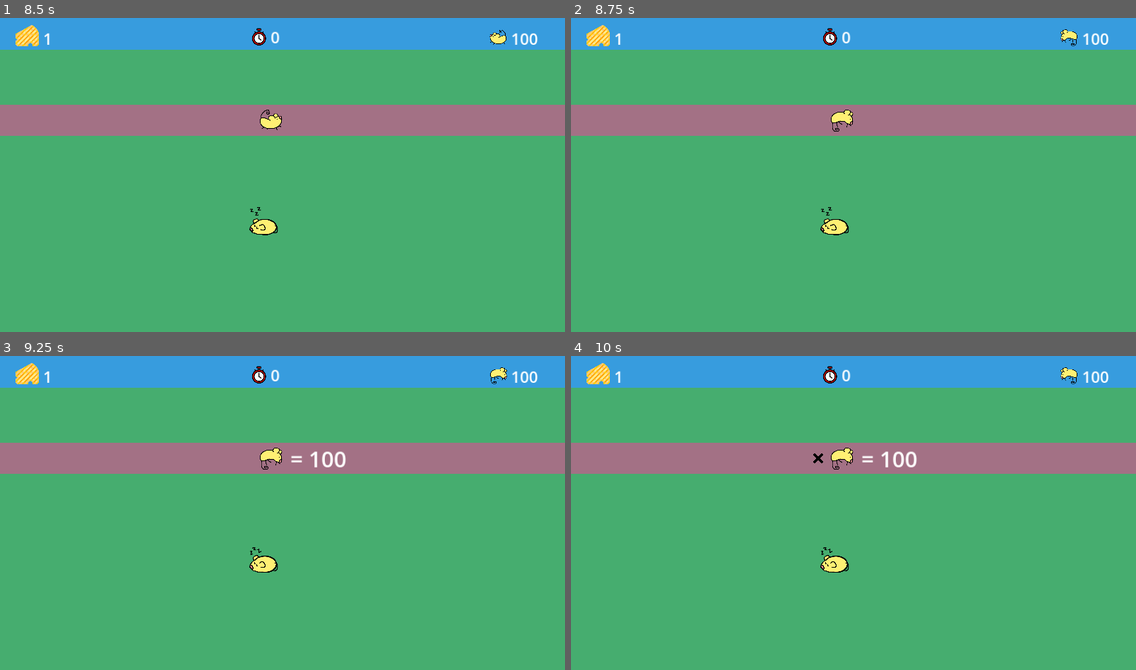
Above: before the commit, frames 1-4 (two rows, left to right).
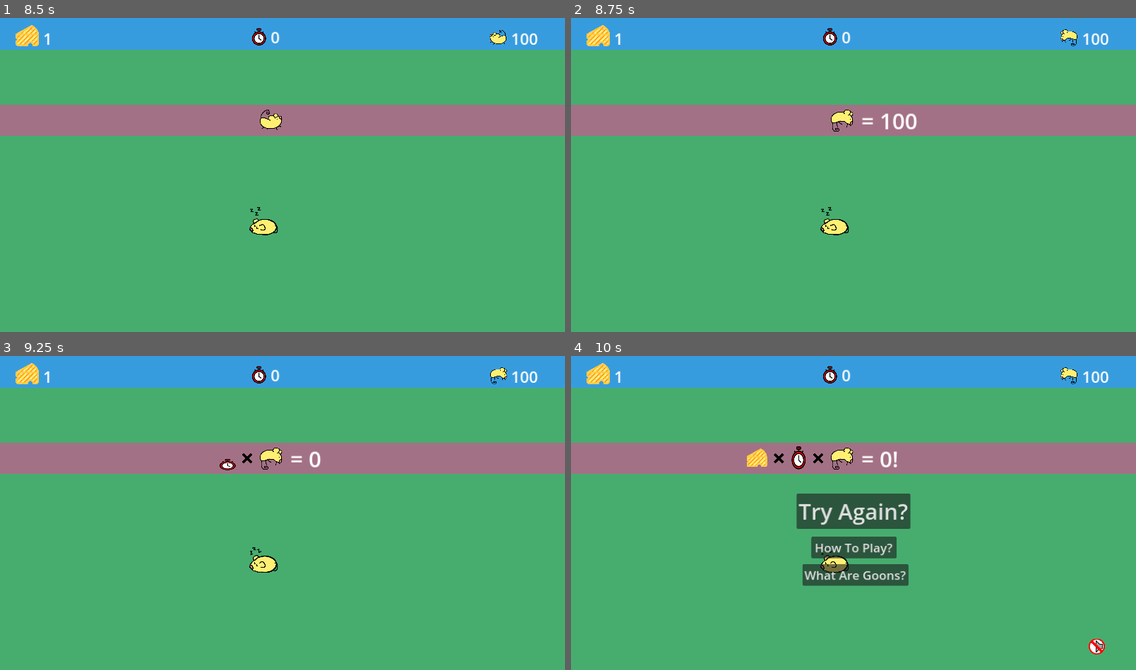
Above: after the commit, the same moments.

Repository: CoconutTank/mouse_time
Game: Godot game, scene res://scenes/main.tscn
Two runs of this game, one before a commit and one after it. Both use one fixed random seed, a clock stepped at 60 frames per second and the inputs below.
Inputs (mouse positions are in pixels of both pictures, inside the frame that each line leads up to):
- Up to frame 1 (8.5 s): click "Start" at 0.5 s; move the mouse to (406, 156) at 1.27 s; tap Enter at 2 s; move the mouse to (169, 187) at 2.02 s; move the mouse to (339, 102) at 2.77 s; move the mouse to (254, 237) at 3.52 s; move the mouse to (452, 222) at 4.27 s; move the mouse to (113, 124) at 5.02 s; move the mouse to (310, 171) at 5.77 s; move the mouse to (197, 93) at 6.52 s; tap Space at 7.25 s; move the mouse to (406, 156) at 7.27 s; move the mouse to (169, 187) at 8.02 s
- Up to frame 2 (8.75 s): no input
- Up to frame 3 (9.25 s): move the mouse to (339, 440) at 8.77 s
- Up to frame 4 (10 s): tap Enter at 9.5 s; move the mouse to (825, 575) at 9.52 s

Frame 1 is identical in both runs. In frame 2, 0.2% of the frame differs, in the area x 51-62%, y 30-36%; in frame 3, 0.3%; in frame 4, 5.2%, in the area x 31-95%, y 28-96%.

Commit message:
More small updates again
- Hid the mouse during gameplay
- Refactored some of the little cheese spawning code
- Sped up some animations during scoring

Diff:
--- a/scenes/game_guide/guide_pages/game_controls_page.tscn
+++ b/scenes/game_guide/guide_pages/game_controls_page.tscn
@@ -122,6 +122,6 @@
 offset_right = 896.0
 offset_bottom = 632.0
 theme_override_font_sizes/normal_font_size = 30
-text = "Just move your (computer) mouse around to move the big cheese, and the mouse will chase after the cheese and eat any little cheese they find along the way!
+text = "Move the big cheese around using your (computer) mouse, and the mouse will chase after that big cheese and eat any little cheese they find along the way!
 
 The mouse's speed is relative to their current vibes, which passively increases over time and each time they eat any cheese."
--- a/scripts/hud_script.gd
+++ b/scripts/hud_script.gd
@@ -23,7 +23,7 @@
 var nuclear_knockout_detected = false
 
 
-const score_elements_display_delay = 0.5
+const score_elements_display_delay = 0.2
 const score_roller_display_delay = 0.025
 const score_roller_deltas = [
 	100000000,
--- a/scripts/main_script.gd
+++ b/scripts/main_script.gd
@@ -32,6 +32,11 @@
 var sound_on : bool
 
 const light_cheese_spawn_offset := 75
+var light_cheese_spawn_area_min : Vector2
+var light_cheese_spawn_area_max : Vector2
+
+const chance_of_cheese_on_first_second := 30
+const chance_of_cheese_on_second_second := 60
 
 # Called when the node enters the scene tree for the first time.
 func _ready():
@@ -46,6 +51,12 @@
 	spawn_area_max = Vector2(
 		$SpawnArea.position.x + $SpawnArea.size.x,
 		$SpawnArea.position.y + $SpawnArea.size.y)
+	light_cheese_spawn_area_min = Vector2(
+		$SpawnArea.position.x + light_cheese_spawn_offset,
+		$SpawnArea.position.y + light_cheese_spawn_offset)
+	light_cheese_spawn_area_max = Vector2(
+		$SpawnArea.position.x + $SpawnArea.size.x - light_cheese_spawn_offset,
+		$SpawnArea.position.y + $SpawnArea.size.y - light_cheese_spawn_offset)
 	$CheeseCursor.set_play_area(play_area_min, play_area_max)
 	cheese_collect_sounds = [
 		$CheeseCollectSound001,
@@ -86,6 +97,7 @@
 	$PerSecondTimer.start()
 	$LightCheeseSpawnTimer.start()
 	$LightCheeseSpawnTimer2.start()
+	Input.set_mouse_mode(Input.MOUSE_MODE_HIDDEN)
 	initiate_cheese_cursor()
 	active = true
 	$GoonManager.get_node("GoonTimer").start()
@@ -96,6 +108,7 @@
 # interact with the game again, using the buttons that show up at the start of
 # the game.
 func game_over():
+	Input.set_mouse_mode(Input.MOUSE_MODE_VISIBLE)
 	active = false
 	$PerSecondTimer.stop()
 	$LightCheeseSpawnTimer.stop()
@@ -110,16 +123,24 @@
 	$HUD.show_buttons()
 
 
-# Creates a light cheese at the given position. Also attaches a callback to the
-# light cheese that waits on the "light_cheese_eaten" signal and calls a
+# Creates a light cheese within the designated area. Also attaches a callback
+# to the light cheese that waits on the "light_cheese_eaten" signal and calls a
 # function in this script. This connection must be done at run-time, since
 # the light cheese object only exists during run-time (and not in the editor).
-func create_light_cheese_at(pos):
+func spawn_light_cheese(pos):
 	var light_cheese = light_cheese_blueprint.instantiate()
 	add_child(light_cheese)
 	light_cheese.connect(
 		"light_cheese_eaten", Callable(self, "_on_light_cheese_light_cheese_eaten"))
 	light_cheese.start(pos)
+
+
+func get_random_point_within_area(
+		area_min : Vector2,
+		area_max : Vector2):
+	return Vector2(
+		randi_range(area_min.x, area_max.x),
+		randi_range(area_min.y, area_max.y))
 
 
 # A cheese is eaten, and the score is updated.
@@ -167,6 +188,10 @@
 		game_timer += 1
 		$HUD.update_time_counter(game_timer)
 		$PlayerMouse.vibes += $PlayerMouse.minor_vibes_boost
+		if game_timer == 1 && randi_range(1, 100) <= chance_of_cheese_on_first_second:
+			spawn_light_cheese(get_random_point_within_area(light_cheese_spawn_area_min, light_cheese_spawn_area_max))
+		if game_timer == 2 && randi_range(1, 100) <= chance_of_cheese_on_second_second:
+			spawn_light_cheese(get_random_point_within_area(light_cheese_spawn_area_min, light_cheese_spawn_area_max))
 
 
 # Called each time the light cheese spawn timers time out, which are currently
@@ -174,10 +199,7 @@
 # centered area of the play area, and should not be spawning near the edges.
 func _on_light_cheese_spawn_timer_timeout():
 	if (active):
-		create_light_cheese_at(
-			Vector2(
-				randi_range(spawn_area_min.x + light_cheese_spawn_offset, spawn_area_max.x - light_cheese_spawn_offset),
-				randi_range(spawn_area_min.y + light_cheese_spawn_offset, spawn_area_max.y - light_cheese_spawn_offset)))
+		spawn_light_cheese(get_random_point_within_area(light_cheese_spawn_area_min, light_cheese_spawn_area_max))
 
 
 # This function is triggered upon the mouse going to sleep. It calls the
